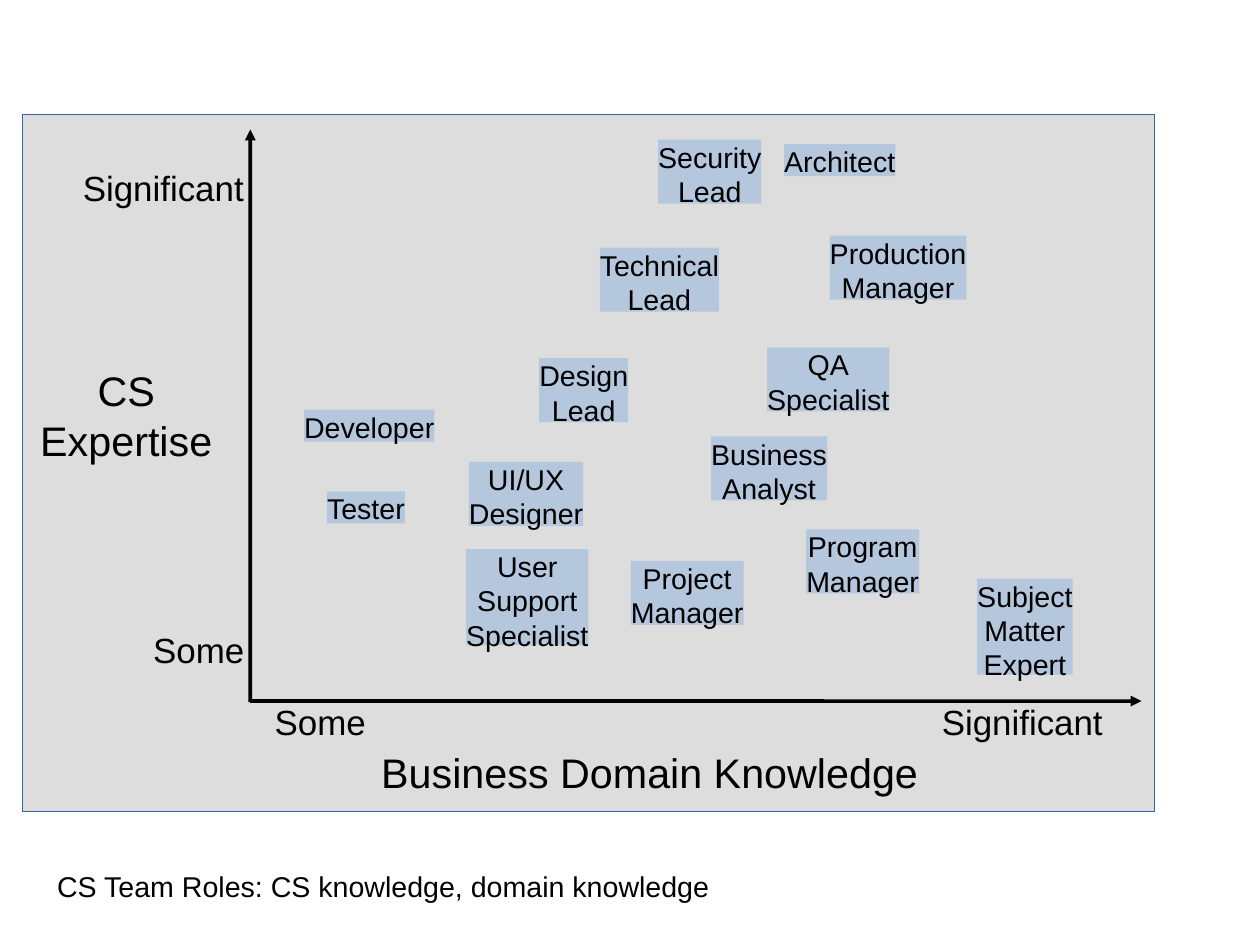
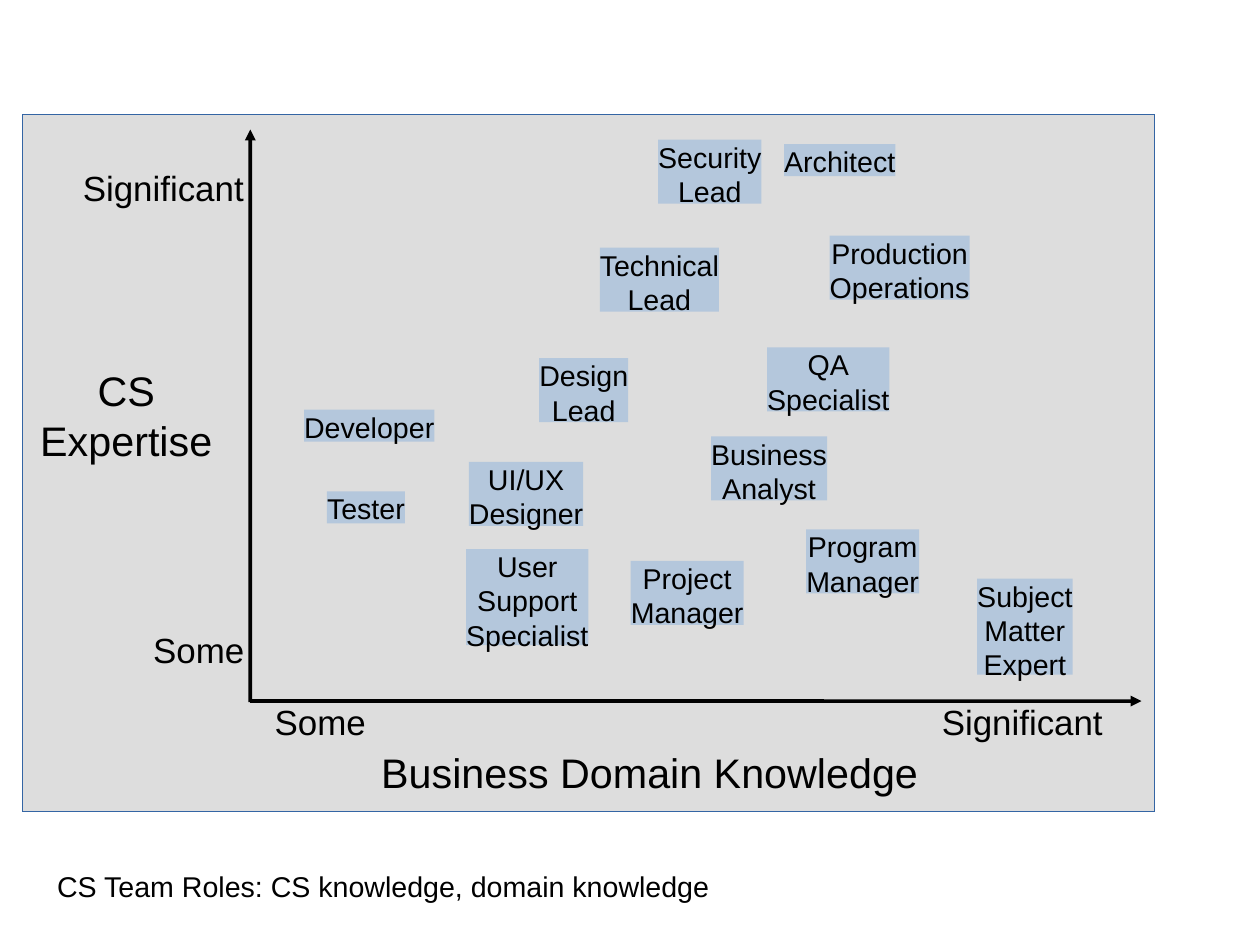
Before and after one commit to DaveRead/python-intro-book, a slide deck: slide 20 of figs2/PythonBookImages.odp. Drawn at 1260x945 pixels with LibreOffice and Linux fonts; fonts in the diff are those of the drawing. Boxes give left, top, right and bottom in pixels: in the first picture for what was removed or moved away, otherwise in the second. Text is boxed around its words. In the diff, an @@ line names an element or a change of style, - is before the commit and + after.

```diff
--- a/figs2/PythonBookImages.odp
+++ b/figs2/PythonBookImages.odp
@@ text in rectangle at (830, 243, 970, 304): text changed @@
-Production
-Manager
+Production
+Operations
```
Also in this commit, not shown: 3 other files.
